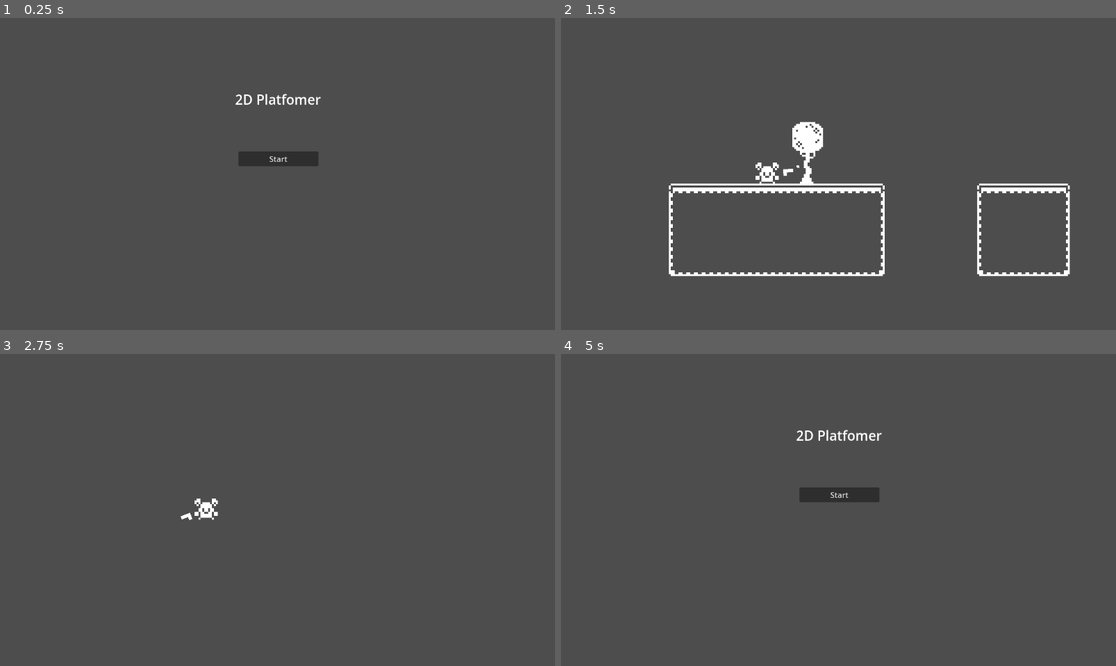
Above: before the commit, frames 1-4 (two rows, left to right).
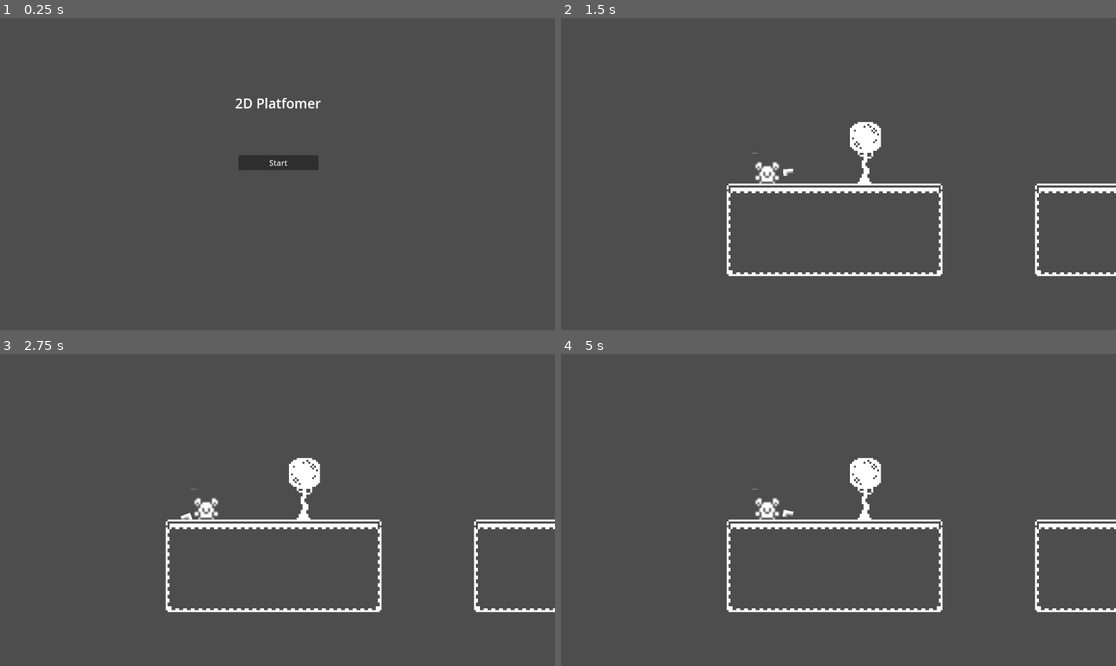
Above: after the commit, the same moments.

Repository: CarsonDecker24/2D-Platformer
Game: Godot game, scene res://MainMenu.tscn
Two runs of this game, one before a commit and one after it. Both use one fixed random seed, a clock stepped at 60 frames per second and the inputs below. After the commit the project has no main scene; this scene is started directly in both runs.
Inputs (mouse positions are in pixels of both pictures, inside the frame that each line leads up to):
- Up to frame 1 (0.25 s): no input
- Up to frame 2 (1.5 s): click "Start" at 0.5 s; tap Enter at 1.25 s; move the mouse to (960, 158) at 1.27 s; hold D (move_right, bound only before the commit) from 1.28 s (still down); click (960, 158) at 1.35 s
- Up to frame 3 (2.75 s): keep holding D (move_right, bound only before the commit); tap W (jump, bound only before the commit) at 1.52, 1.55, 1.82, 2.1, 2.27, 2.57 s; move the mouse to (166, 525) at 2.02 s; click (166, 525) at 2.3 s
- Up to frame 4 (5 s): tap Space at 2.75, 4.25 s; move the mouse to (894, 441) at 2.77 s; release D (move_right, bound only before the commit) at 2.78 s; hold A (move_left, bound only before the commit) 2.78-3.53 s; click (894, 441) at 2.85 s; tap W (jump, bound only before the commit) at 3.05, 3.77, 4.07, 4.35, 4.52, 4.82 s; tap Enter at 3.5 s; move the mouse to (810, 572) at 3.52 s; hold D (move_right, bound only before the commit) from 3.53 s (still down); click (810, 572) at 3.6 s; move the mouse to (1005, 556) at 4.27 s; tap Escape (return_to_main_menu, bound only before the commit) at 4.9 s

The runs differ from the first frame. In frame 1, 0.7% of the frame differs, in the area x 42-58%, y 24-49%; in frame 2, 4.3%, in the area x 19-100%, y 33-83%; in frame 3, 3.0%; in frame 4, 4.0%.

Commit message:
moved menu a little bit

Diff:
--- a/MainMenu.tscn
+++ b/MainMenu.tscn
@@ -3,6 +3,7 @@
 [ext_resource type="Script" path="res://MainMenu.gd" id="1_joiqn"]
 
 [node name="MainMenu" type="Node2D"]
+position = Vector2(0, 8)
 script = ExtResource("1_joiqn")
 
 [node name="TitleLabel" type="Label" parent="."]
--- a/project.godot
+++ b/project.godot
@@ -10,63 +10,6 @@
 
 [application]
 
-config/name="2d Platformer Test"
-run/main_scene="res://MainMenu.tscn"
+config/name="2D-Platformer"
 config/features=PackedStringArray("4.1", "Forward Plus")
 config/icon="res://icon.svg"
-
-[input]
-
-ui_left={
-"deadzone": 0.5,
-"events": [Object(InputEventKey,"resource_local_to_scene":false,"resource_name":"","device":0,"window_id":0,"alt_pressed":false,"shift_pressed":false,"ctrl_pressed":false,"meta_pressed":false,"pressed":false,"keycode":4194319,"physical_keycode":0,"key_label":0,"unicode":0,"echo":false,"script":null)
-, Object(InputEventJoypadButton,"resource_local_to_scene":false,"resource_name":"","device":0,"button_index":13,"pressure":0.0,"pressed":false,"script":null)
-, Object(InputEventJoypadMotion,"resource_local_to_scene":false,"resource_name":"","device":0,"axis":0,"axis_value":-1.0,"script":null)
-, Object(InputEventKey,"resource_local_to_scene":false,"resource_name":"","device":-1,"window_id":0,"alt_pressed":false,"shift_pressed":false,"ctrl_pressed":false,"meta_pressed":false,"pressed":false,"keycode":0,"physical_keycode":65,"key_label":0,"unicode":97,"echo":false,"script":null)
-]
-}
-ui_right={
-"deadzone": 0.5,
-"events": [Object(InputEventKey,"resource_local_to_scene":false,"resource_name":"","device":0,"window_id":0,"alt_pressed":false,"shift_pressed":false,"ctrl_pressed":false,"meta_pressed":false,"pressed":false,"keycode":4194321,"physical_keycode":0,"key_label":0,"unicode":0,"echo":false,"script":null)
-, Object(InputEventJoypadButton,"resource_local_to_scene":false,"resource_name":"","device":0,"button_index":14,"pressure":0.0,"pressed":false,"script":null)
-, Object(InputEventJoypadMotion,"resource_local_to_scene":false,"resource_name":"","device":0,"axis":0,"axis_value":1.0,"script":null)
-, Object(InputEventKey,"resource_local_to_scene":false,"resource_name":"","device":-1,"window_id":0,"alt_pressed":false,"shift_pressed":false,"ctrl_pressed":false,"meta_pressed":false,"pressed":false,"keycode":0,"physical_keycode":68,"key_label":0,"unicode":100,"echo":false,"script":null)
-]
-}
-ui_up={
-"deadzone": 0.5,
-"events": [Object(InputEventKey,"resource_local_to_scene":false,"resource_name":"","device":0,"window_id":0,"alt_pressed":false,"shift_pressed":false,"ctrl_pressed":false,"meta_pressed":false,"pressed":false,"keycode":4194320,"physical_keycode":0,"key_label":0,"unicode":0,"echo":false,"script":null)
-, Object(InputEventJoypadButton,"resource_local_to_scene":false,"resource_name":"","device":0,"button_index":11,"pressure":0.0,"pressed":false,"script":null)
-, Object(InputEventJoypadMotion,"resource_local_to_scene":false,"resource_name":"","device":0,"axis":1,"axis_value":-1.0,"script":null)
-, Object(InputEventKey,"resource_local_to_scene":false,"resource_name":"","device":-1,"window_id":0,"alt_pressed":false,"shift_pressed":false,"ctrl_pressed":false,"meta_pressed":false,"pressed":false,"keycode":0,"physical_keycode":87,"key_label":0,"unicode":119,"echo":false,"script":null)
-]
-}
-return_to_main_menu={
-"deadzone": 0.5,
-"events": [Object(InputEventKey,"resource_local_to_scene":false,"resource_name":"","device":-1,"window_id":0,"alt_pressed":false,"shift_pressed":false,"ctrl_pressed":false,"meta_pressed":false,"pressed":false,"keycode":0,"physical_keycode":4194305,"key_label":0,"unicode":0,"echo":false,"script":null)
-]
-}
-move_left={
-"deadzone": 0.5,
-"events": [Object(InputEventKey,"resource_local_to_scene":false,"resource_name":"","device":-1,"window_id":0,"alt_pressed":false,"shift_pressed":false,"ctrl_pressed":false,"meta_pressed":false,"pressed":false,"keycode":0,"physical_keycode":65,"key_label":0,"unicode":97,"echo":false,"script":null)
-]
-}
-move_right={
-"deadzone": 0.5,
-"events": [Object(InputEventKey,"resource_local_to_scene":false,"resource_name":"","device":-1,"window_id":0,"alt_pressed":false,"shift_pressed":false,"ctrl_pressed":false,"meta_pressed":false,"pressed":false,"keycode":0,"physical_keycode":68,"key_label":0,"unicode":100,"echo":false,"script":null)
-]
-}
-jump={
-"deadzone": 0.5,
-"events": [Object(InputEventKey,"resource_local_to_scene":false,"resource_name":"","device":-1,"window_id":0,"alt_pressed":false,"shift_pressed":false,"ctrl_pressed":false,"meta_pressed":false,"pressed":false,"keycode":0,"physical_keycode":87,"key_label":0,"unicode":119,"echo":false,"script":null)
-]
-}
-left_click={
-"deadzone": 0.5,
-"events": [Object(InputEventMouseButton,"resource_local_to_scene":false,"resource_name":"","device":-1,"window_id":0,"alt_pressed":false,"shift_pressed":false,"ctrl_pressed":false,"meta_pressed":false,"button_mask":0,"position":Vector2(0, 0),"global_position":Vector2(0, 0),"factor":1.0,"button_index":1,"canceled":false,"pressed":false,"double_click":false,"script":null)
-]
-}
-
-[rendering]
-
-textures/canvas_textures/default_texture_filter=0
